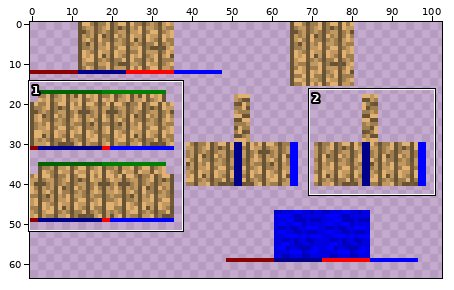
Edited in one commit: sprite sheet (src/butchery/tub.png). Above, an overview of the earlier version with the close-up marked.
Close-up. As it was:
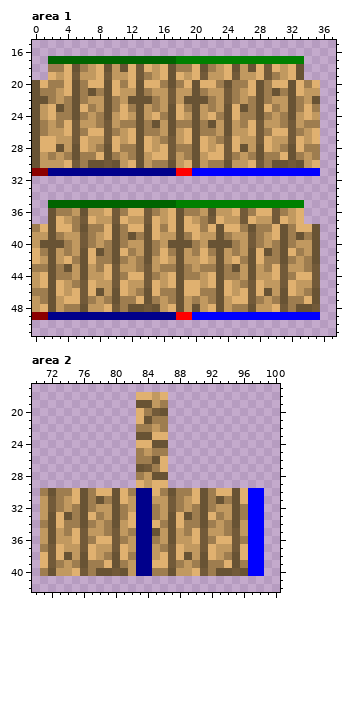
The file is 128x64 pixels. Colours within 5 levels of each other are drawn and written as one. Shown: area 1: x 0..37, y 15..51; area 2: x 70..100, y 17..42. The wide view leaves out empty margins. The commit also changed other parts of the picture, which this record leaves out.
And afterwards:
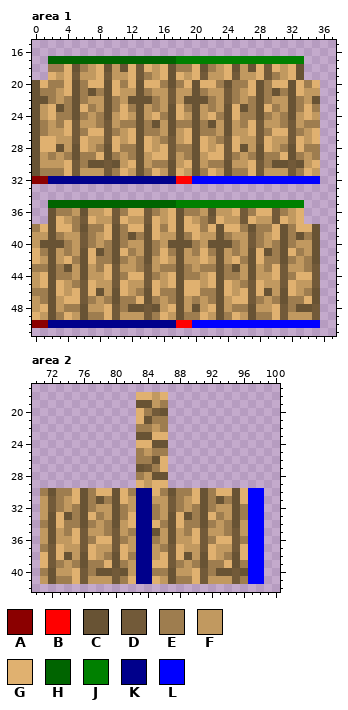
Palette (. is transparent): A #8b0000  B #ff0000  C #685334  D #725a39  E #9e7d4f  F #c19960  G #e0b170  H #006400  J #008000  K #00008b  L #0000ff
Diff:
--- area 1
@@ x 0..37 @@
 30 CFFFGDECCDCFGCFEECFGCFEECFFGDECCDCFG..
-31 AAKKKKKKKKKKKKKKKKBBLLLLLLLLLLLLLLLL..
-32 ......................................
+31 CEEEGDFFFDEGFCEGFCGFCEGFCEEGDFFFDEGF..
+32 AAKKKKKKKKKKKKKKKKBBLLLLLLLLLLLLLLLL..
 33 ......................................
@@ x 0..37 @@
 48 FGCFEECFFGDECCDCFGCFCFGCFEECFFGDECCD..
-49 AAKKKKKKKKKKKKKKKKBBLLLLLLLLLLLLLLLL..
-50 ......................................
+49 GFCEGFCEEGDFFFDEGFCEEGFCEGFCEEGDFFFD..
+50 AAKKKKKKKKKKKKKKKKBBLLLLLLLLLLLLLLLL..
 51 ......................................
--- area 2
@@ x 70..100 @@
 40 .ECFFGDECCDCFKKEECFFGDECCDCLL..
-41 ...............................
+41 .FCEEGDFFFDEGKKGFCEEGDFFFDELL..
 42 ...............................
